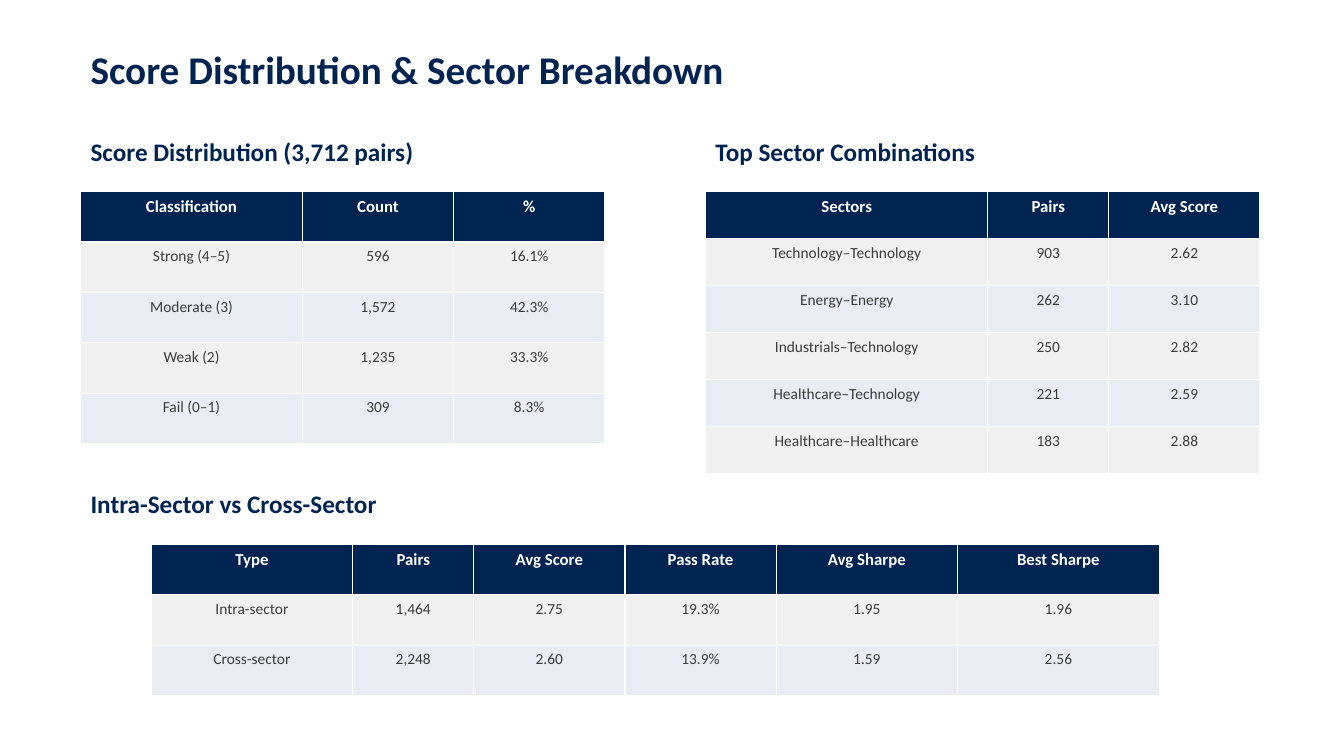
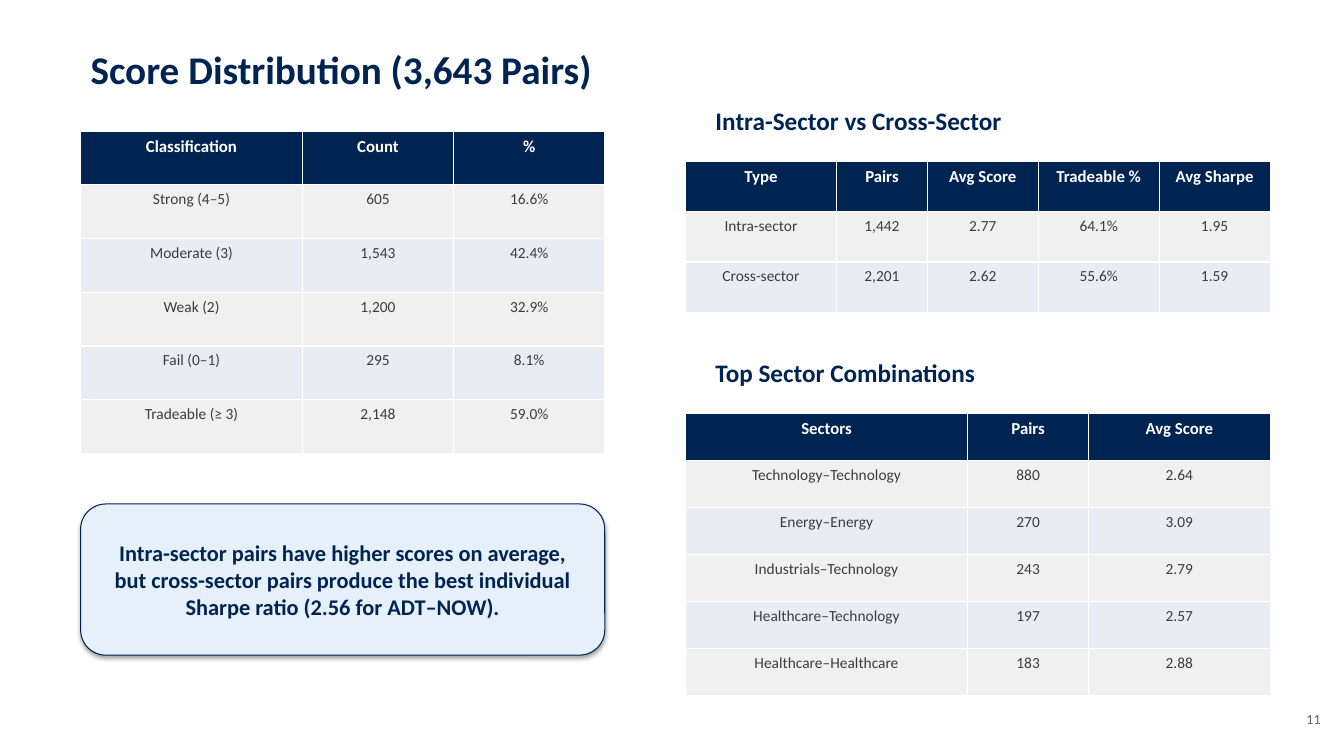
Before and after one commit to jcmcode/pairs-test, a slide deck: slide 11 of deliverables/presentation.pptx (slide 16 before the commit). Drawn at 1344x756 pixels with LibreOffice and Linux fonts; fonts in the diff are those of the drawing. Boxes give left, top, right and bottom in pixels: in the first picture for what was removed or moved away, otherwise in the second. Text is boxed around its words. In the diff, an @@ line names an element or a change of style, - is before the commit and + after.

```diff
--- a/deliverables/presentation.pptx
+++ b/deliverables/presentation.pptx
@@ text at bbox=[91, 55, 591, 90]: text changed @@
-Score Distribution & Sector Breakdown
+Score Distribution (3,643 Pairs)
@@ text "Intra-Sector vs Cross-Sector": place and size @@
-text "Intra-Sector vs Cross-Sector" at bbox=[91, 496, 376, 514]
+text "Intra-Sector vs Cross-Sector" at bbox=[715, 113, 1001, 131]
@@ table at bbox=[81, 131, 605, 454] @@
-row 2: Strong (4–5) | 596 | 16.1%
-row 3: Moderate (3) | 1,572 | 42.3%
-row 4: Weak (2) | 1,235 | 33.3%
-row 5: Fail (0–1) | 309 | 8.3%
+row 2: Strong (4–5) | 605 | 16.6%
+row 3: Moderate (3) | 1,543 | 42.4%
+row 4: Weak (2) | 1,200 | 32.9%
+row 5: Fail (0–1) | 295 | 8.1%
+row 6: Tradeable (≥ 3) | 2,148 | 59.0%
@@ table: place and size @@
-table at bbox=[81, 192, 605, 444]
+table at bbox=[81, 131, 605, 454]
@@ text removed at bbox=[91, 142, 413, 165] @@
-Score Distribution (3,712 pairs)
@@ table at bbox=[686, 161, 1270, 313] @@
-column 2, row 2: 1,464
+column 2, row 2: 1,442
-column 2, row 3: 2,248
+column 2, row 3: 2,201
-column 3, row 2: 2.75
+column 3, row 2: 2.77
-column 3, row 3: 2.60
+column 3, row 3: 2.62
-column 4: Pass Rate | 19.3% | 13.9%
+column 4: Tradeable % | 64.1% | 55.6%
-column 6: Best Sharpe | 1.96 | 2.56
@@ table: place and size @@
-table at bbox=[151, 544, 1159, 696]
+table at bbox=[686, 161, 1270, 313]
@@ text "Top Sector Combinations": place and size @@
-text "Top Sector Combinations" at bbox=[715, 143, 975, 165]
+text "Top Sector Combinations" at bbox=[715, 364, 975, 386]
@@ table at bbox=[686, 413, 1270, 696] @@
-row 2, column 2: 903
+row 2, column 2: 880
-row 2, column 3: 2.62
+row 2, column 3: 2.64
-row 3, column 2: 262
+row 3, column 2: 270
-row 3, column 3: 3.10
+row 3, column 3: 3.09
-row 4, column 2: 250
+row 4, column 2: 243
-row 4, column 3: 2.82
+row 4, column 3: 2.79
-row 5, column 2: 221
+row 5, column 2: 197
-row 5, column 3: 2.59
+row 5, column 3: 2.57
@@ table: place and size @@
-table at bbox=[706, 192, 1260, 474]
+table at bbox=[686, 413, 1270, 696]
@@ rounded rectangle added at bbox=[81, 504, 605, 655], fill #E6F0FA, outline #002452 0.75 pt, 16 pt, text #002452, bold @@
+Intra-sector pairs have higher scores on average,
+but cross-sector pairs produce the best individual
+Sharpe ratio (2.56 for ADT–NOW).
@@ text added at bbox=[1306, 715, 1320, 724], 10 pt, text #646464 @@
+11
```
Also in this commit, not shown: 17 other slides changed, 2 slides added, 7 slides removed, 15 other files.
